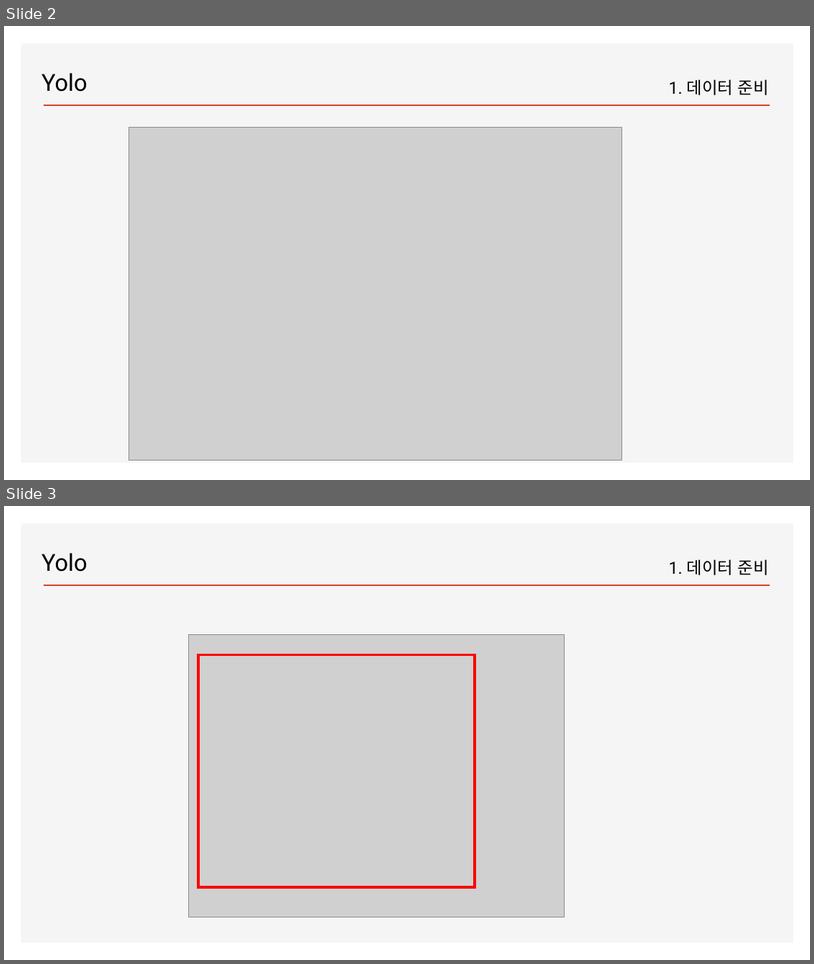
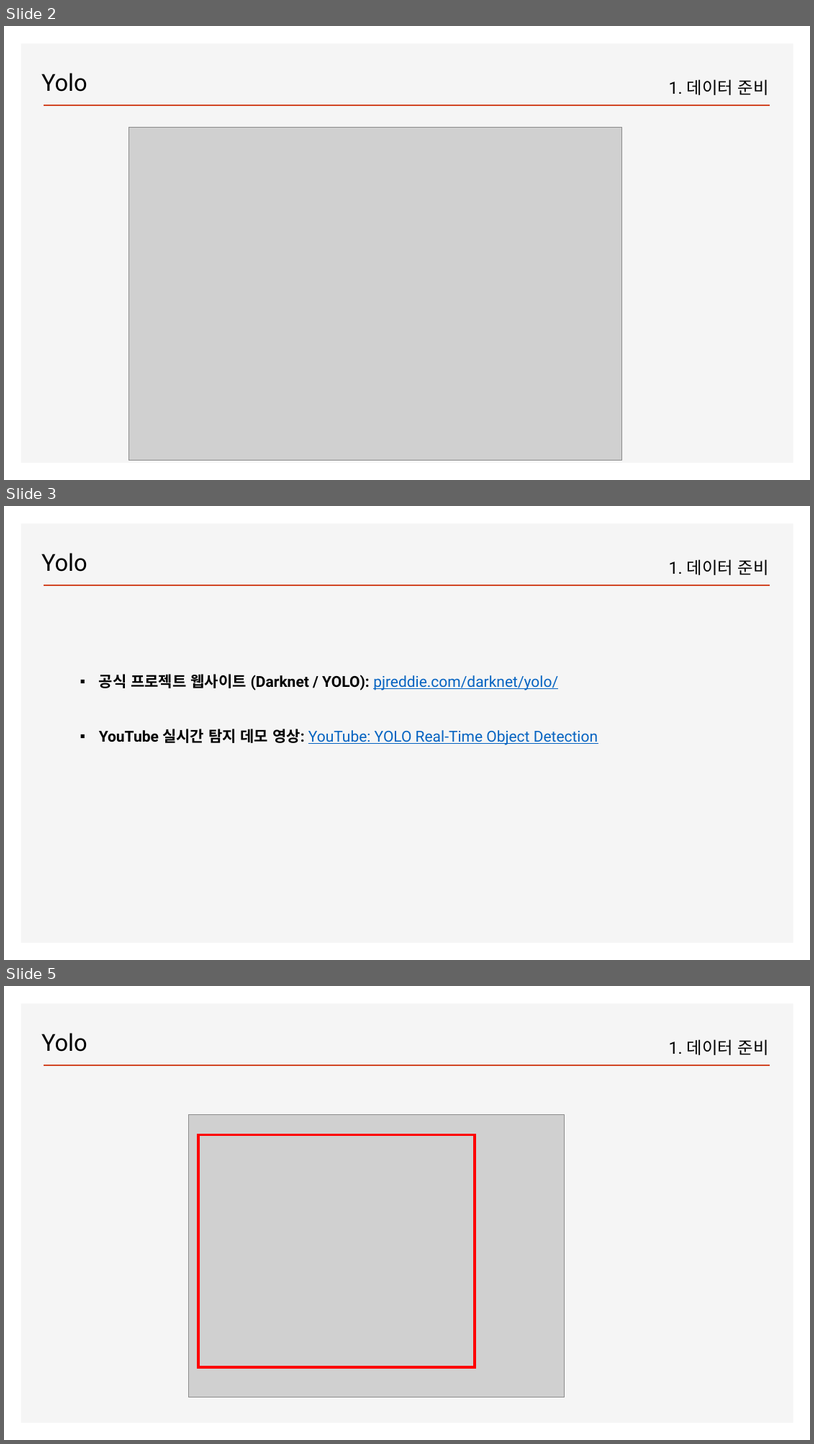
Before and after one commit to ancestor9/2026_Fall_Deep-Learning-with-Python, a slide deck: Chapter 12 Object detection.pptx. Shown one above the other, each under a label of ours: slides 2 and 3 before the commit, slides 2, 3 and 5 after it; the slides between them are not shown. The pictures are 814x964 and 814x1444 pixels, drawn with LibreOffice and Linux fonts; fonts in the diff are those of the drawing; grey boxes stand for pictures; background and template pictures are left out. Boxes give left, top, right and bottom in pixels: in the first picture for what was removed or moved away, otherwise in the second. Text is boxed around its words. In the diff, an @@ line names an element or a change of style, - is before the commit and + after.

```diff
--- a/Chapter 12 Object detection.pptx
+++ b/Chapter 12 Object detection.pptx
@@ slide 3 added at box(4, 506, 810, 960), background #FFFFFF; not listed: 2 template elements that a slide beside it also shows @@
@@ text added at box(41, 553, 88, 572), 28 pt, text #000000 @@
+Yolo
@@ text added at box(669, 559, 769, 575), 20 pt, text #000000 @@
+1. 데이터 준비
@@ text added at box(99, 674, 598, 745), 18 pt, text #0563C1, underline @@
+▪ 공식 프로젝트 웹사이트 (Darknet / YOLO): pjreddie.com/darknet/yolo/
+▪ YouTube 실시간 탐지 데모 영상: YouTube: YOLO Real-Time Object Detection
@@ what was slide 3 is now slide 5 @@
```
Also in this commit, not shown: 1 slide changed, 1 other slide added.
